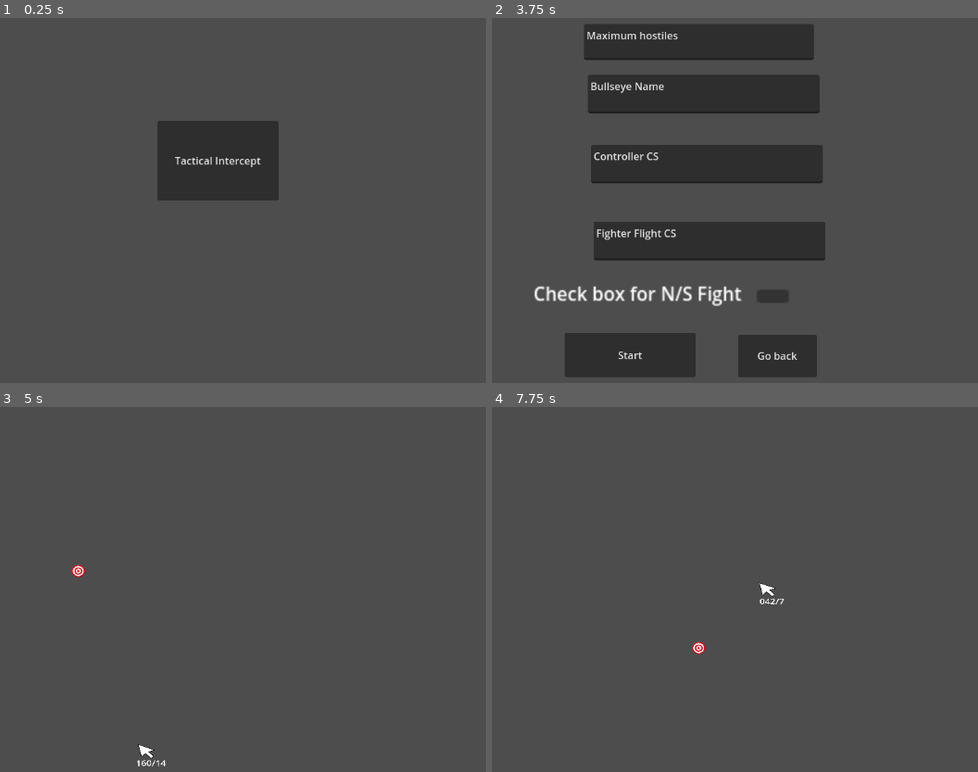
Above: before the commit, frames 1-4 (two rows, left to right).
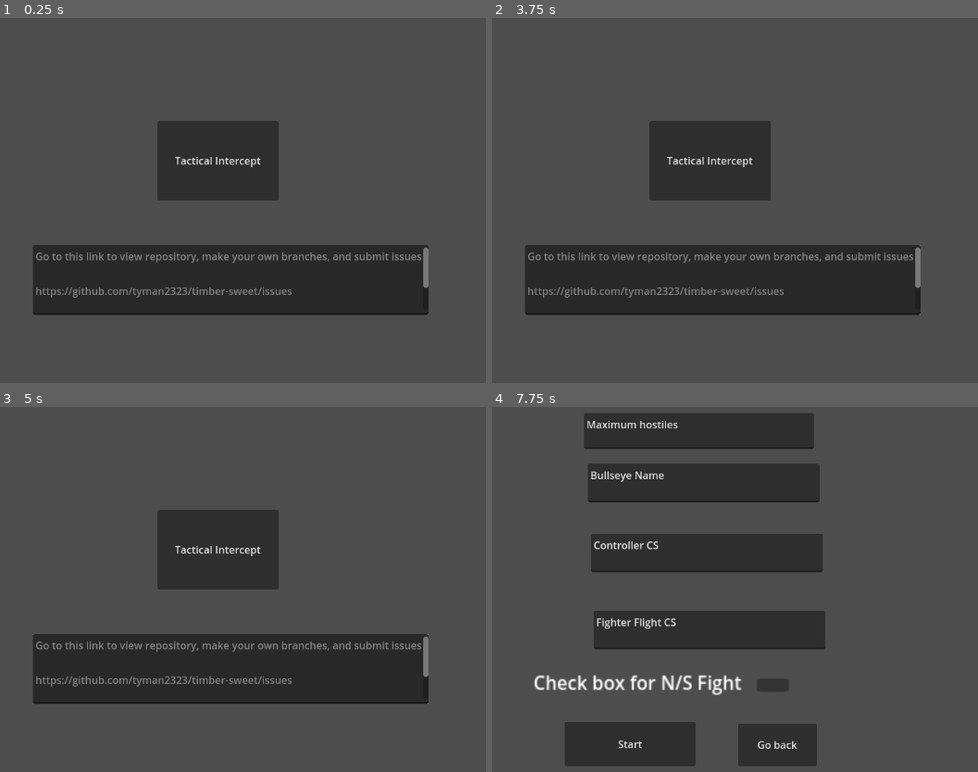
Above: after the commit, the same moments.

Repository: tyman2323/timber-sweet
Game: Godot game, scene res://scenes/titlescreen.tscn
The game is run twice, just before and just after one commit, with the same random seed, the same clock (stepped at 60 frames per second) and the same inputs.
Inputs (mouse positions are in pixels of both pictures, inside the frame that each line leads up to):
- Up to frame 1 (0.25 s): no input
- Up to frame 2 (3.75 s): click "Tactical Intercept" at 0.5 s; click "Go back" at 1.25 s; tap Enter at 2, 3.5 s; move the mouse to (885, 171) at 2.02 s; hold Right (right) 2.03-2.78 s; hold . (period) 2.03-2.78 s; click (885, 171) at 2.17 s; tap Space at 2.75 s; move the mouse to (574, 215) at 2.77 s; hold Backspace (backspace) 2.78-3.53 s; tap Tab (radioptt) at 2.85 s; move the mouse to (798, 101) at 3.52 s; hold Right (right) from 3.53 s (still down); hold Shift (shift) from 3.53 s (still down)
- Up to frame 3 (5 s): release Right (right) at 4.25 s; release Shift (shift) at 4.25 s; click (136, 742) at 4.25 s, where only the run before the commit has a clickable "Start"
- Up to frame 4 (7.75 s): tap Space at 5, 6.5 s; move the mouse to (686, 666) at 5.02 s; hold Up (up) 5.03-5.78 s; tap ` (tilda) at 5.1 s; click (686, 666) at 5.17 s; tap Enter at 5.75 s; move the mouse to (943, 644) at 5.77 s; hold Left (left) 5.78-7.28 s; tap Mouse wheel down (wheeldown) at 5.85 s; move the mouse to (501, 520) at 6.52 s; tap Mouse wheel up (wheelup) at 6.6 s; move the mouse to (759, 582) at 7.27 s; hold Backspace (backspace) from 7.28 s (still down); hold . (period) from 7.28 s (still down); click (759, 582) at 7.42 s

The runs differ from the first frame. In frame 1, 15% of the frame differs, in the area x 6-89%, y 62-82%; in frame 2, 36%, in the area x 6-89%, y 1-99%; in frame 3, 20%; in frame 4, 25%.

Commit message:
v0.1.2
added link for testers to submit issues

Diff:
--- a/scenes/game.tscn
+++ b/scenes/game.tscn
@@ -41,7 +41,8 @@
 offset_top = -438.0
 offset_right = 1382.0
 offset_bottom = -293.0
-text = "What you say will go here"
+text = "What you say will go here Use your Tab key to talk
+"
 
 [connection signal="timeout" from="refresh" to="." method="_on_refresh_timeout"]
 [connection signal="timeout" from="Camera2D/Timer" to="Camera2D" method="_on_timer_timeout"]
--- a/scenes/titlescreen.tscn
+++ b/scenes/titlescreen.tscn
@@ -19,4 +19,17 @@
 offset_bottom = 335.0
 text = "Tactical Intercept"
 
+[node name="TextEdit" type="TextEdit" parent="."]
+layout_mode = 0
+offset_left = 269.0
+offset_top = 404.0
+offset_right = 885.0
+offset_bottom = 513.0
+text = "Go to this link to view repository, make your own branches, and submit issues
+
+https://github.com/tyman2323/timber-sweet/issues
+
+https://tyman2323.github.io/timber-sweet/"
+editable = false
+
 [connection signal="pressed" from="ti" to="." method="_on_ti_pressed"]
